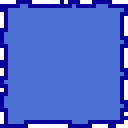
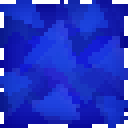
Comparing the layer stacks of the two 128x128 images. Changes:
added group "ShinyDesign" with 14 layers above "PlainDesign" over [0, 0, 128, 128]
added layer "backing copy #2" (color burn, 50%) in group "ShinyDesign" over [0, 0, 128, 128]
added layer "backing copy #3" (35%) in group "ShinyDesign" over [0, 0, 128, 128]
added group "Crystals copy #1" with 10 layers in group "ShinyDesign" over [0, 0, 128, 128]
added layer "Crystals1 #2" (60%) in group "Crystals copy #1" over [0, 0, 128, 128]
added layer "Crystals2 #2" (60%) in group "Crystals copy #1" over [16, 0, 128, 100]
added layer "Crystals3 #2" (70%) in group "Crystals copy #1" over [0, 0, 108, 112]
added layer "Crystals3plus #2" (80%) in group "Crystals copy #1" over [0, 32, 112, 128]
added layer "Crystals4 #2" (80%) in group "Crystals copy #1" over [0, 8, 104, 112]
added layer "Crystals6 #2" (80%) in group "Crystals copy #1" over [24, 0, 128, 112]
added layer "backing copy #4" (80%) in group "ShinyDesign" over [0, 0, 128, 128]
added group "PlainDesign" with 13 layers over [0, 0, 128, 128]
added layer "backing copy #5" (color burn, 68%) in group "PlainDesign" over [0, 0, 128, 128]
added layer "backing copy #6" (40%) in group "PlainDesign" over [0, 0, 128, 128]
renamed "Crystals" to "Crystals copy #2", showed the group it (9 layers), moved it into group "PlainDesign" over [0, 0, 128, 128]
renamed "Crystals1" to "Crystals1 #3", opacity 100% → 80% over [0, 0, 128, 128]
removed layer "backing" over [0, 0, 128, 128]
added layer "Crystals2 #3" (80%) in group "Crystals copy #2" over [16, 0, 128, 100]
added layer "Crystals3 #3" (80%) in group "Crystals copy #2" over [0, 0, 108, 112]
added layer "Crystals4 #3" (80%) in group "Crystals copy #2" over [0, 8, 104, 112]
added layer "Crystals6 #3" (80%) in group "Crystals copy #2" over [24, 0, 128, 112]
added layer "backing copy #7" (80%) in group "PlainDesign" over [0, 0, 128, 128]
…and 7 more changes (6 added, 1 opacity, 1 renamed)
